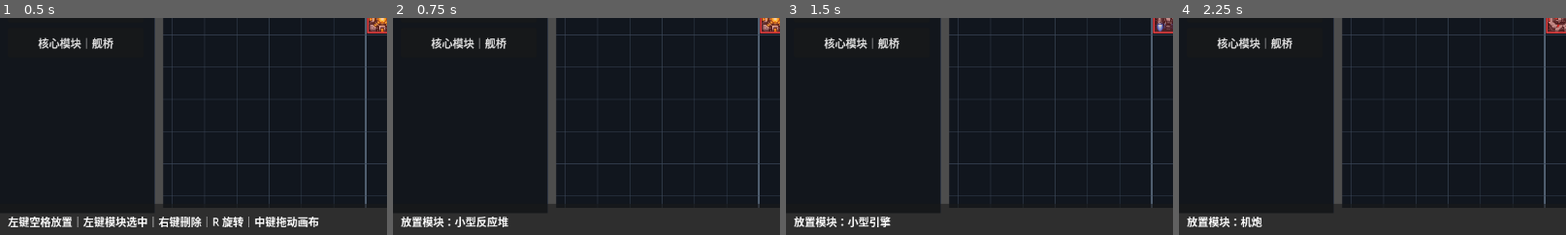
Above: before the commit, frames 1-4 (left to right).
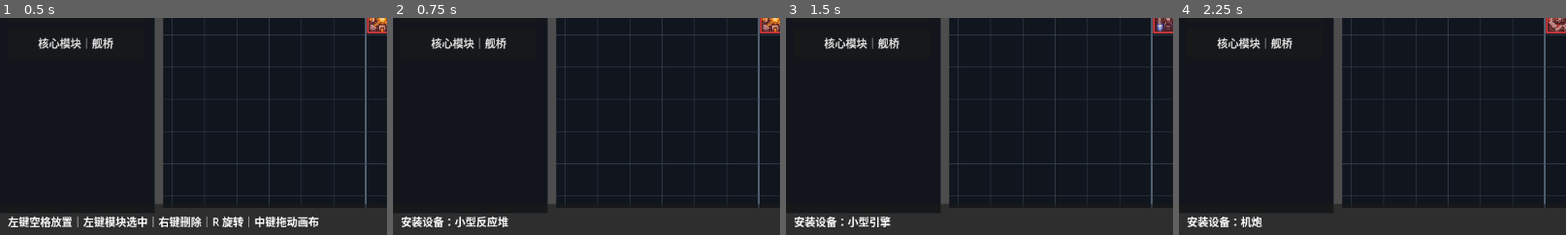
Above: after the commit, the same moments.

Repository: lqc19891229/AdvanceFour
Game: Godot game, scene res://game/ship/editor/ship_editor.tscn
The game is run twice, just before and just after one commit, with the same random seed, the same clock (stepped at 60 frames per second) and the same inputs.
Inputs:
- Up to frame 1 (0.5 s): no input
- Up to frame 2 (0.75 s): click "能量模块｜小型反应堆" at 0.5 s
- Up to frame 3 (1.5 s): click "动力模块｜小型引擎" at 1.25 s
- Up to frame 4 (2.25 s): click "武器模块｜机炮" at 2 s
The pictures show only the part of the screen within x 0-50%, y 50-100%; the shares and areas given below are measured in that part.

Frame 1 is identical in both runs. In frame 2, 0.4% of the frame differs, in the area x 2-14%, y 91-97%; in frame 3, 0.4%; in frame 4, 0.4%.

Commit message:
Add hull layout editing beneath equipment

Diff:
--- a/game/ship/editor/ship_grid_view.gd
+++ b/game/ship/editor/ship_grid_view.gd
@@ -15,6 +15,7 @@
 var selected_definition: ShipModuleDefinition
 var selected_module: ShipModuleInstance
 var moving_selected := false
+var placing_hull := false
 var preview_cell := Vector2i.ZERO
 var rotation_quarters := 0
 var pan_offset := Vector2.ZERO
@@ -66,10 +67,19 @@
 func select_definition(id: String) -> void:
 	if definitions.has(id):
 		selected_definition = definitions[id]
+		placing_hull = false
 		_set_selected_module(null)
 		moving_selected = false
-		status_message.emit("放置模块：%s" % selected_definition.display_name)
+		status_message.emit("安装设备：%s" % selected_definition.display_name)
 		queue_redraw()
+
+func select_hull() -> void:
+	placing_hull = true
+	selected_definition = null
+	_set_selected_module(null)
+	moving_selected = false
+	status_message.emit("放置基础船体格")
+	queue_redraw()
 
 func select_installed_module(module: ShipModuleInstance) -> void:
 	if module == null or not ship.modules.has(module):
@@ -176,6 +186,18 @@
 		if event.button_index == MOUSE_BUTTON_LEFT:
 			if moving_selected:
 				move_selected_to(cell)
+				accept_event()
+				return
+
+			if placing_hull:
+				var hull_check := ship.can_add_hull_cell(cell)
+				if hull_check["ok"]:
+					ship.add_hull_cell(cell)
+					ship_changed.emit()
+					status_message.emit("已添加船体格：(%d, %d)" % [cell.x, cell.y])
+				else:
+					status_message.emit(hull_check["reason"])
+				queue_redraw()
 				accept_event()
 				return
 
@@ -201,17 +223,26 @@
 				accept_event()
 				return
 			var module := ship.get_module_at(cell)
-			var check := ship.can_remove(module)
-			if check["ok"]:
-				var name := module.definition.display_name
-				var was_selected := module == selected_module
-				ship.remove(module)
-				if was_selected:
-					_set_selected_module(null)
-				ship_changed.emit()
-				status_message.emit("已删除：%s" % name)
+			if module != null:
+				var check := ship.can_remove(module)
+				if check["ok"]:
+					var name := module.definition.display_name
+					var was_selected := module == selected_module
+					ship.remove(module)
+					if was_selected:
+						_set_selected_module(null)
+					ship_changed.emit()
+					status_message.emit("已拆除设备：%s" % name)
+				else:
+					status_message.emit(check["reason"])
 			else:
-				status_message.emit(check["reason"])
+				var hull_check := ship.can_remove_hull_cell(cell)
+				if hull_check["ok"]:
+					ship.remove_hull_cell(cell)
+					ship_changed.emit()
+					status_message.emit("已拆除船体格：(%d, %d)" % [cell.x, cell.y])
+				else:
+					status_message.emit(hull_check["reason"])
 			queue_redraw()
 			accept_event()
 
@@ -237,9 +268,28 @@
 		var y := origin.y + float(i) * CELL_SIZE
 		draw_line(Vector2(x, 0), Vector2(x, size.y), axis_color if i == 0 else grid_color, 2.0 if i == 0 else 1.0)
 		draw_line(Vector2(0, y), Vector2(size.x, y), axis_color if i == 0 else grid_color, 2.0 if i == 0 else 1.0)
+	for hull_cell in ship.get_hull_cells():
+		_draw_hull_cell(hull_cell)
 	for module in ship.modules:
 		_draw_module(module)
 	_draw_preview()
+
+func _draw_hull_cell(hull_cell: ShipHullCell) -> void:
+	if hull_cell == null:
+		return
+	var rect := Rect2(grid_to_screen(hull_cell.grid_position), Vector2.ONE * CELL_SIZE)
+	var health := hull_cell.get_health_ratio()
+	var fill := Color(0.16, 0.20, 0.26, 1.0).lerp(
+		Color(0.08, 0.08, 0.08, 1.0),
+		1.0 - health
+	)
+	var edge := Color(0.56, 0.64, 0.72, 1.0).lerp(
+		Color(0.55, 0.18, 0.16, 1.0),
+		1.0 - health
+	)
+	draw_rect(rect.grow(-2.0), fill)
+	draw_rect(rect.grow(-2.0), edge, false, 2.0)
+
 
 func _draw_module(module: ShipModuleInstance) -> void:
 	var rect := Rect2(
@@ -356,6 +406,23 @@
 
 
 func _draw_preview() -> void:
+	if placing_hull:
+		var hull_check := ship.can_add_hull_cell(preview_cell)
+		var hull_color := (
+			Color(0.35, 0.85, 0.55, 0.34)
+			if hull_check["ok"]
+			else Color(0.95, 0.25, 0.25, 0.34)
+		)
+		var hull_rect := Rect2(grid_to_screen(preview_cell), Vector2.ONE * CELL_SIZE)
+		draw_rect(hull_rect.grow(-3.0), hull_color)
+		draw_rect(
+			hull_rect.grow(-3.0),
+			Color(hull_color.r, hull_color.g, hull_color.b, 0.95),
+			false,
+			2.0
+		)
+		return
+
 	if moving_selected and selected_module != null:
 		var temp := ShipModuleInstance.new(
 			selected_module.uid,
